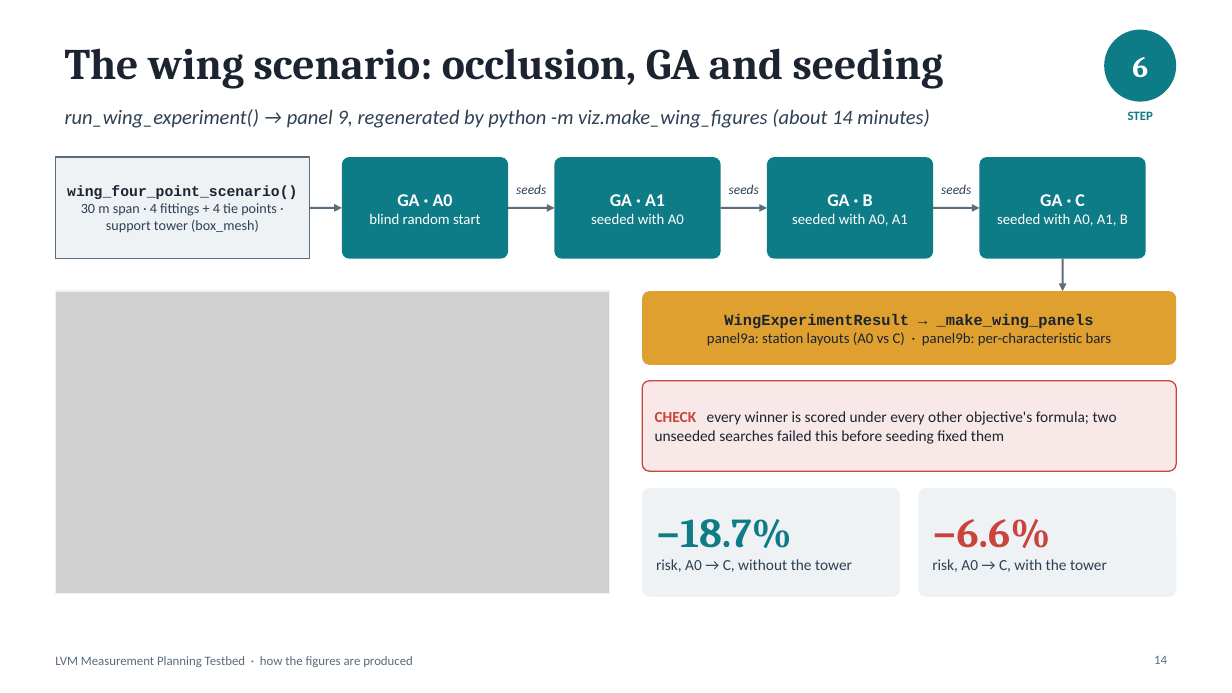
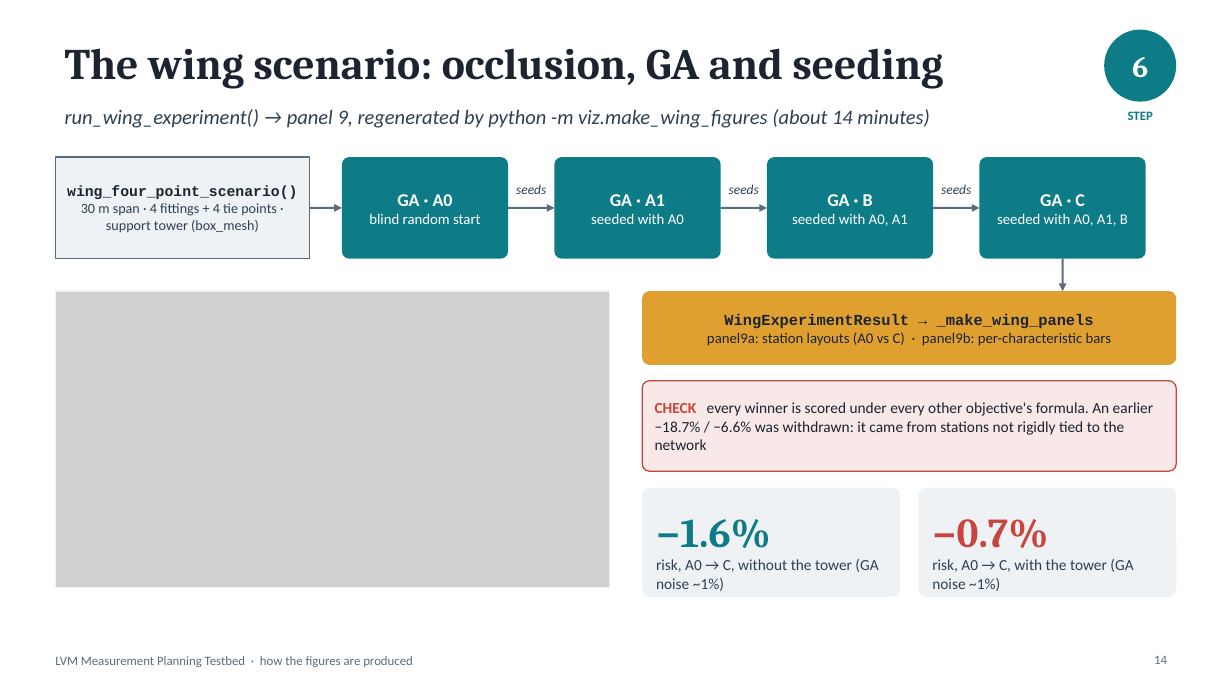
Before and after one commit to calumtierney/PhD-Testbed, a slide deck: slide 14 of docs/testbed_workflow.pptx. Drawn at 1232x693 pixels with LibreOffice and Linux fonts; fonts in the diff are those of the drawing; grey boxes stand for pictures. Boxes give left, top, right and bottom in pixels: in the first picture for what was removed or moved away, otherwise in the second. Text is boxed around its words. In the diff, an @@ line names an element or a change of style, - is before the commit and + after.

```diff
--- a/docs/testbed_workflow.pptx
+++ b/docs/testbed_workflow.pptx
@@ picture: place and size @@
-picture at [55, 291, 610, 593]
+picture at [55, 291, 610, 588]
@@ rectangle: place and size @@
-rectangle at [55, 291, 610, 593]
+rectangle at [55, 291, 610, 588]
@@ text in rounded rectangle at [655, 402, 1153, 450]: text changed @@
-CHECK every winner is scored under every other objective's formula; two unseeded searches failed this before seeding fixed them
+CHECK every winner is scored under every other objective's formula. An earlier −18.7% / −6.6% was withdrawn: it came from stations not rigidly tied to the network
@@ text at [656, 519, 771, 548]: text changed @@
-−18.7%
+−1.6%
@@ text at [932, 519, 1048, 548]: text changed @@
-−6.6%
+−0.7%
@@ text at [656, 559, 878, 591]: text changed @@
-risk, A0 → C, without the tower
+risk, A0 → C, without the tower (GA noise ~1%)
@@ text at [932, 559, 1133, 591]: text changed @@
-risk, A0 → C, with the tower
+risk, A0 → C, with the tower (GA noise ~1%)
```
Also in this commit, not shown: 2 other slides changed, 6 other files.
